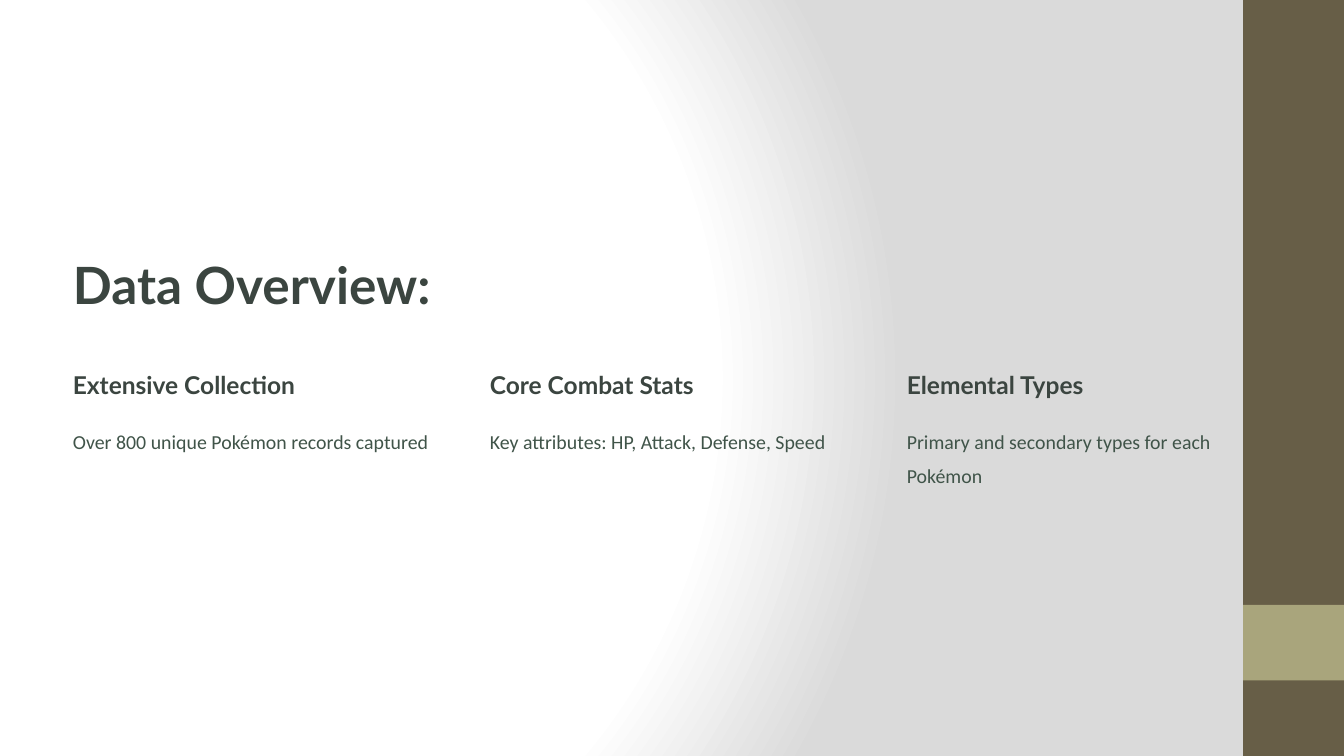
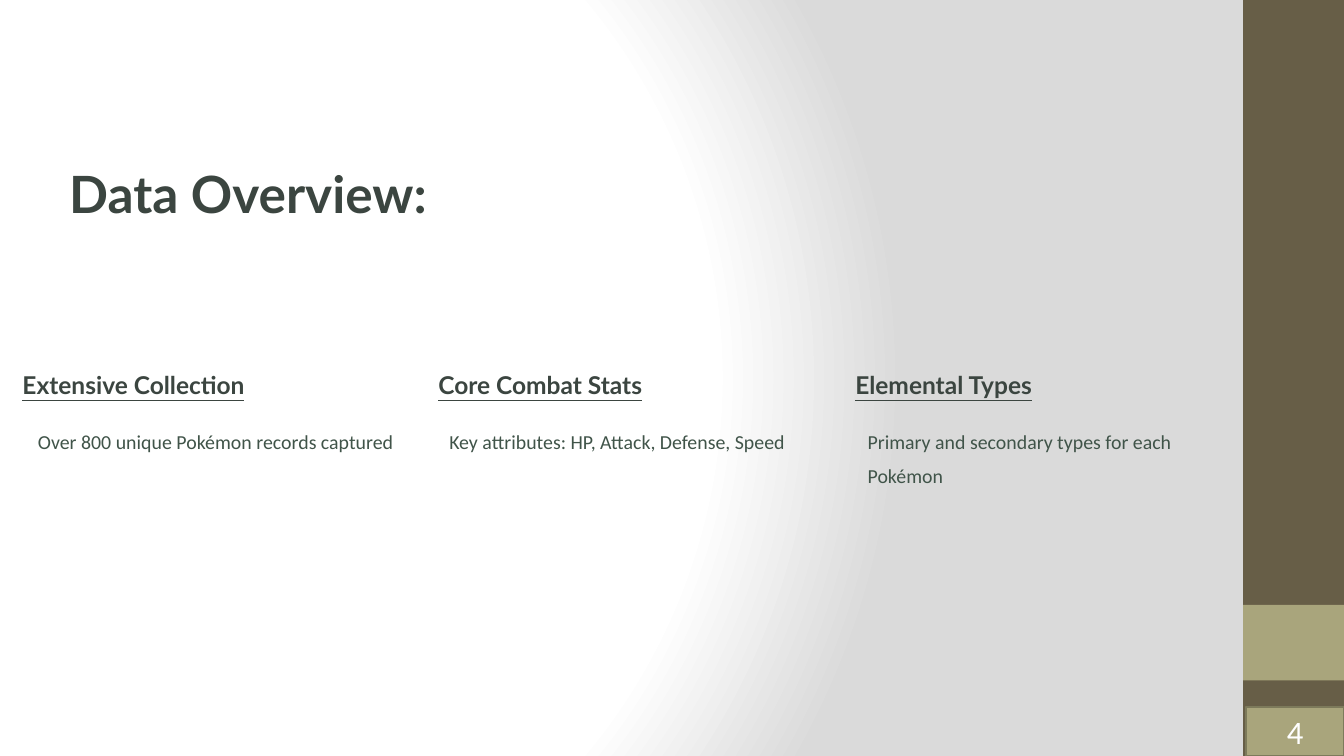
Before and after one commit to Sauri25/AI-PROJECTS, a slide deck: slide 4 of Project 2/P-okemon-EDA.pptx (slide 2 before the commit). Drawn at 1344x756 pixels with LibreOffice and Linux fonts; fonts in the diff are those of the drawing. Boxes give left, top, right and bottom in pixels: in the first picture for what was removed or moved away, otherwise in the second. Text is boxed around its words. In the diff, an @@ line names an element or a change of style, - is before the commit and + after.

```diff
--- a/Project 2/P-okemon-EDA.pptx
+++ b/Project 2/P-okemon-EDA.pptx
@@ text "Data Overview:" moved from (x1=73, y1=266, x2=431, y2=305) to (x1=69, y1=175, x2=427, y2=214) @@
@@ 3 texts moved together from (x1=73, y1=376, x2=1083, y2=398) to (x1=22, y1=376, x2=1032, y2=398) @@
@@ underline on in 3 elements at (x1=22, y1=376, x2=245, y2=394), (x1=438, y1=376, x2=642, y2=394), (x1=855, y1=376, x2=1032, y2=398) @@
@@ text "Over 800 unique Pokémon records ..." moved from (x1=73, y1=435, x2=428, y2=452) to (x1=38, y1=435, x2=393, y2=452) @@
@@ text "Key attributes: HP, Attack, Defense, ..." moved from (x1=490, y1=435, x2=825, y2=452) to (x1=449, y1=435, x2=785, y2=452) @@
@@ text "Primary and secondary types for ..." moved from (x1=907, y1=435, x2=1210, y2=483) to (x1=868, y1=435, x2=1171, y2=483) @@
@@ rectangle added at (x1=1246, y1=707, x2=1344, y2=756), fill #A9A57C, outline #7D7A5C 2 pt, 28 pt, text #FFFFFF @@
+4
```
Also in this commit, not shown: 3 other slides changed, 14 slides added, 6 slides removed, 4 other files.
